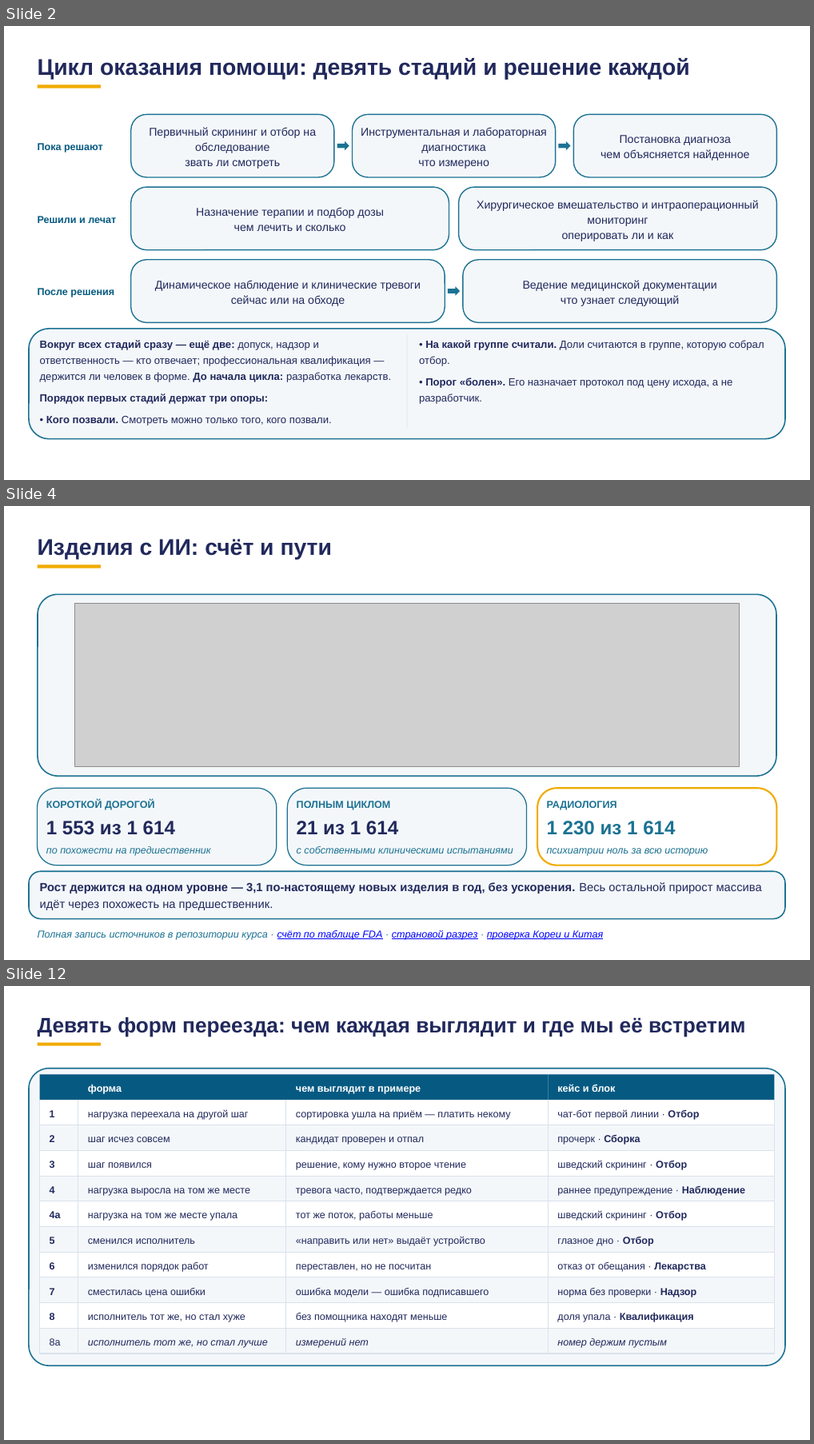
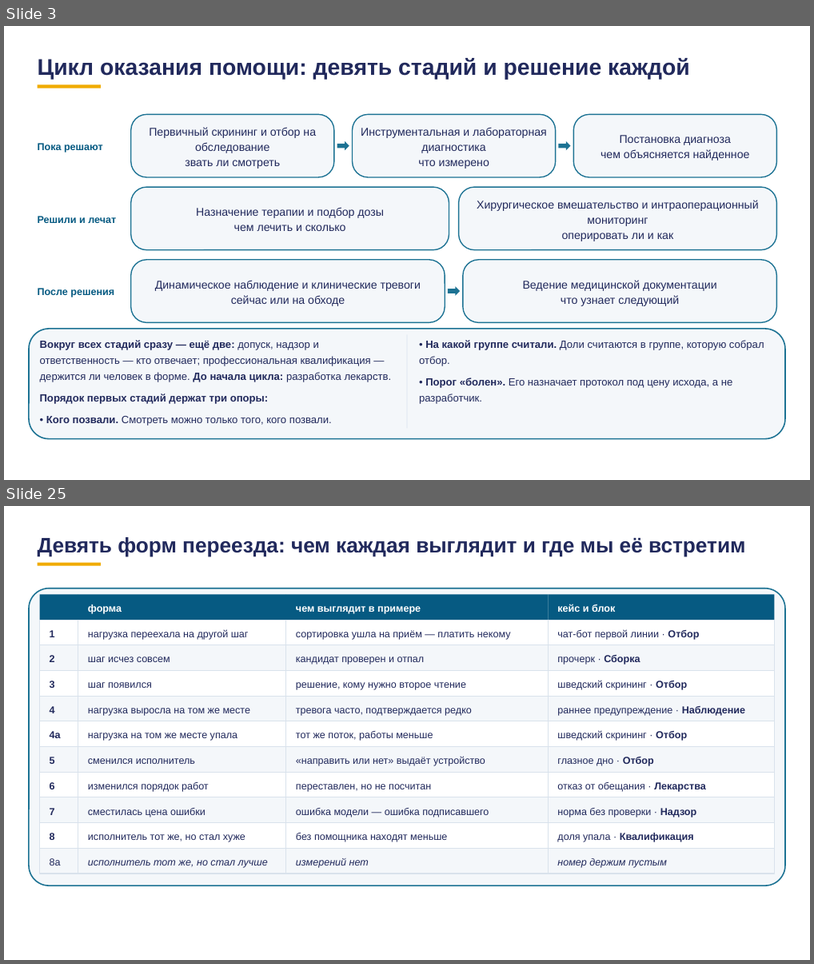
Before and after one commit to tellina-study/AI-usage-lessons, a slide deck: library/lectures/lec-07/rework/deck/lec-07-karkas.pptx. Shown one above the other, each under a label of ours: slides 2, 4 and 12 before the commit, slides 3 and 25 after it; the slides between them are not shown. The pictures are 814x1444 and 814x964 pixels, drawn with LibreOffice and Linux fonts; fonts in the diff are those of the drawing; grey boxes stand for pictures. Boxes give left, top, right and bottom in pixels: in the first picture for what was removed or moved away, otherwise in the second. Text is boxed around its words. In the diff, an @@ line names an element or a change of style, - is before the commit and + after.

```diff
--- a/library/lectures/lec-07/rework/deck/lec-07-karkas.pptx
+++ b/library/lectures/lec-07/rework/deck/lec-07-karkas.pptx
@@ slide 4 removed at [4,506,810,960], background #FFFFFF @@
@@ text removed at [38,539,333,560] @@
-Изделия с ИИ: счёт и пути
@@ rectangle removed at [38,564,101,568] @@
@@ rounded rectangle removed at [38,594,777,776] @@
@@ picture removed at [74,604,740,767] @@
@@ rounded rectangle removed at [38,788,277,864] @@
@@ rounded rectangle removed at [288,788,527,864] @@
@@ rounded rectangle removed at [538,788,778,864] @@
@@ text removed at [46,800,155,810] @@
-КОРОТКОЙ ДОРОГОЙ
@@ text removed at [297,800,390,810] @@
-ПОЛНЫМ ЦИКЛОМ
@@ text removed at [547,800,618,810] @@
-РАДИОЛОГИЯ
@@ text removed at [46,820,175,835] @@
-1 553 из 1 614
@@ text removed at [297,820,398,835] @@
-21 из 1 614
@@ text removed at [547,820,675,835] @@
-1 230 из 1 614
@@ text removed at [46,846,211,856] @@
-по похожести на предшественник
@@ text removed at [297,846,514,853] @@
-с собственными клиническими испытаниями
@@ text removed at [547,848,708,856] @@
-психиатрии ноль за всю историю
@@ rounded rectangle removed at [29,871,786,919] @@
@@ text removed at [40,882,762,910] @@
-Рост держится на одном уровне — 3,1 по-настоящему новых изделия в год, без ускорения. Весь остальной прирост массива идёт через похожесть на предшественник.
@@ text removed at [38,930,603,940] @@
-Полная запись источников в репозитории курса · счёт по таблице FDA · страновой разрез · проверка Кореи и Китая
@@ what was slide 2 is now slide 3 @@
@@ what was slide 12 is now slide 25 @@
```
Also in this commit, not shown: 4 slides changed, 2 slides added, 4 other slides removed, 38 other files.
